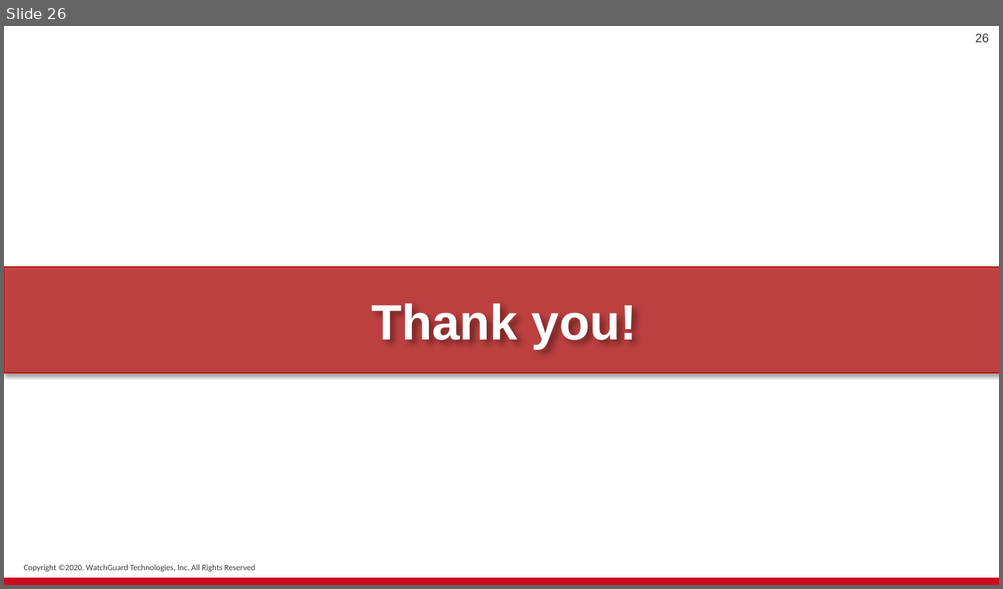
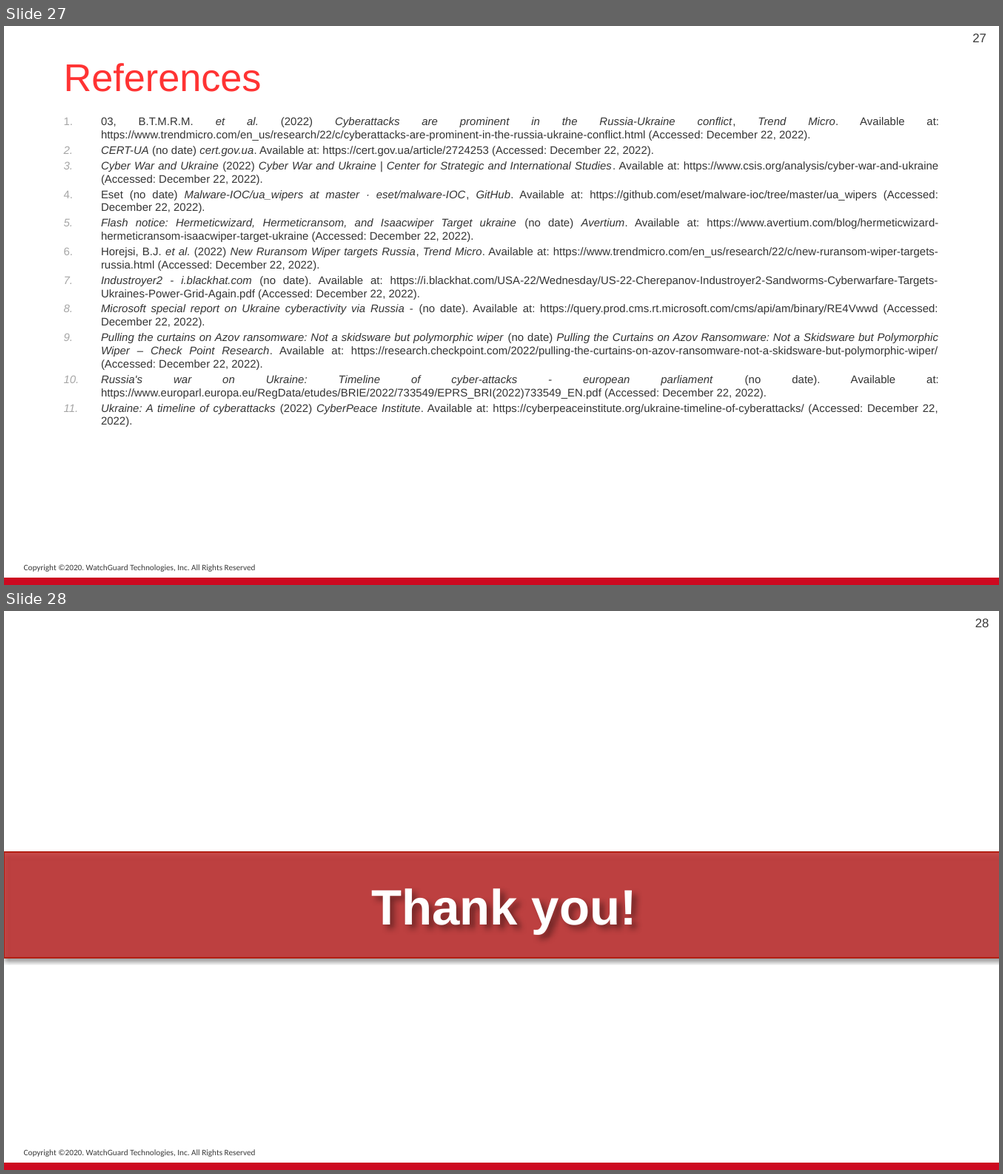
Before and after one commit to ashubits/CyberwarfareTopicPresentation, a slide deck: Tv0.pptx. Shown one above the other, each under a label of ours: slide 26 before the commit, slides 27 and 28 after it. The pictures are 1003x589 and 1003x1174 pixels, drawn with LibreOffice and Linux fonts; fonts in the diff are those of the drawing; background and template pictures are left out. Boxes give left, top, right and bottom in pixels: in the first picture for what was removed or moved away, otherwise in the second. Text is boxed around its words. In the diff, an @@ line names an element or a change of style, - is before the commit and + after.

```diff
--- a/Tv0.pptx
+++ b/Tv0.pptx
@@ slide 27 added at bbox=[4, 26, 999, 585], background #FFFFFF; not listed: 2 template elements that a slide beside it also shows @@
@@ page number added at bbox=[972, 33, 986, 42], 9 pt, text #3A3A3A @@
+27
@@ title added at bbox=[64, 63, 262, 92], 28 pt, text #FF3333 @@
+References
@@ text added at bbox=[101, 117, 939, 427], 8 pt, text #333333 @@
+1. 03, B.T.M.R.M. et al. (2022) Cyberattacks are prominent in the Russia-Ukraine conflict, Trend Micro. Available at: https://www.trendmicro.com/en_us/research/22/c/cyberattacks-are-prominent-in-the-russia-ukraine-conflict.html (Accessed: December 22, 2022).
+2. CERT-UA (no date) cert.gov.ua. Available at: https://cert.gov.ua/article/2724253 (Accessed: December 22, 2022).
+3. Cyber War and Ukraine (2022) Cyber War and Ukraine | Center for Strategic and International Studies. Available at: https://www.csis.org/analysis/cyber-war-and-ukraine (Accessed: December 22, 2022).
+4. Eset (no date) Malware-IOC/ua_wipers at master · eset/malware-IOC, GitHub. Available at: https://github.com/eset/malware-ioc/tree/master/ua_wipers (Accessed: December 22, 2022).
+5. Flash notice: Hermeticwizard, Hermeticransom, and Isaacwiper Target ukraine (no date) Avertium. Available at: https://www.avertium.com/blog/hermeticwizard-hermeticransom-isaacwiper-target-ukraine (Accessed: December 22, 2022).
+6. Horejsi, B.J. et al. (2022) New Ruransom Wiper targets Russia, Trend Micro. Available at: https://www.trendmicro.com/en_us/research/22/c/new-ruransom-wiper-targets-russia.html (Accessed: December 22, 2022).
+7. Industroyer2 - i.blackhat.com (no date). Available at: https://i.blackhat.com/USA-22/Wednesday/US-22-Cherepanov-Industroyer2-Sandworms-Cyberwarfare-Targets-Ukraines-Power-Grid-Again.pdf (Accessed: December 22, 2022).
+8. Microsoft special report on Ukraine cyberactivity via Russia - (no date). Available at: https://query.prod.cms.rt.microsoft.com/cms/api/am/binary/RE4Vwwd (Accessed: December 22, 2022).
+9. Pulling the curtains on Azov ransomware: Not a skidsware but polymorphic wiper (no date) Pulling the Curtains on Azov Ransomware: Not a Skidsware but Polymorphic Wiper – Check Point Research. Available at: https://research.checkpoint.com/2022/pulling-the-curtains-on-azov-ransomware-not-a-skidsware-but-polymorphic-wiper/ (Accessed: December 22, 2022).
+10. Russia's war on Ukraine: Timeline of cyber-attacks - european parliament (no date). Available at: https://www.europarl.europa.eu/RegData/etudes/BRIE/2022/733549/EPRS_BRI(2022)733549_EN.pdf (Accessed: December 22, 2022).
+11. Ukraine: A timeline of cyberattacks (2022) CyberPeace Institute. Available at: https://cyberpeaceinstitute.org/ukraine-timeline-of-cyberattacks/ (Accessed: December 22, 2022).
@@ what was slide 26 is now slide 28 @@
```
Also in this commit, not shown: 1 slide changed, 1 other slide added.
